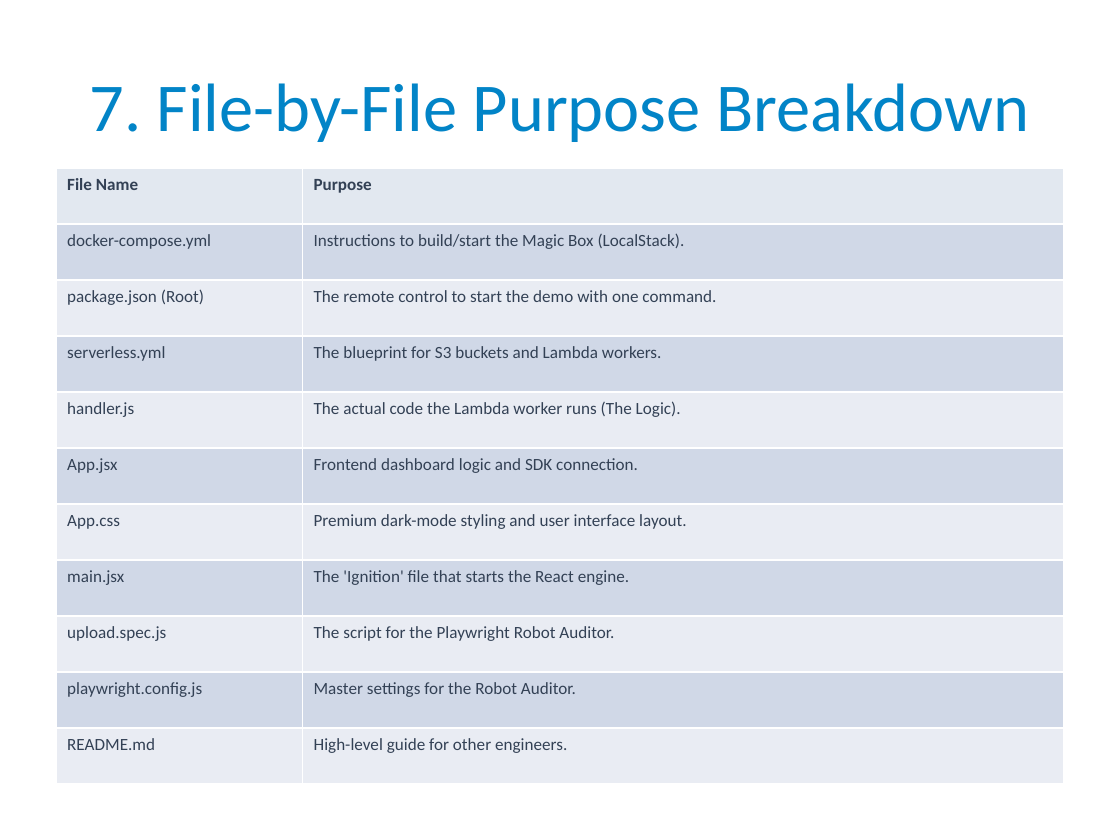
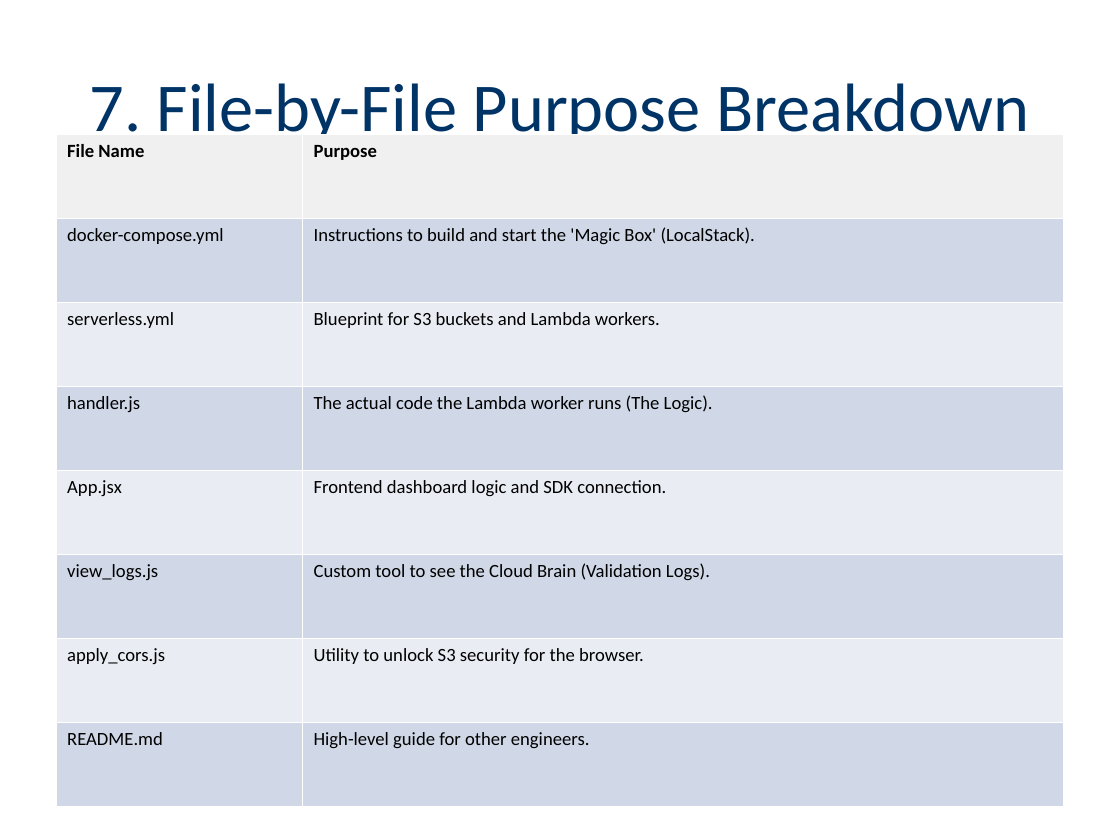
Before and after one commit to Breacher-0/AWS-EC2-local-testing-and-simulation, a slide deck: slide 13 of Ahmed_Khalil_Validation_Demo.pptx. Drawn at 1120x840 pixels with LibreOffice and Linux fonts; fonts in the diff are those of the drawing. Boxes give left, top, right and bottom in pixels: in the first picture for what was removed or moved away, otherwise in the second. Text is boxed around its words. In the diff, an @@ line names an element or a change of style, - is before the commit and + after.

Commit message:
Final cleanup: Fix PPT generation and remove all traces of Playwright

```diff
--- a/Ahmed_Khalil_Validation_Demo.pptx
+++ b/Ahmed_Khalil_Validation_Demo.pptx
@@ title "7. File-by-File Purpose Breakdown" at [89,83,1029,147]: text colour #0284C7 to #003366 @@
@@ table at [56,134,1064,806] @@
-row 2: docker-compose.yml | Instructions to build/start the Magic Box (LocalStack).
-row 3: package.json (Root) | The remote control to start the demo with one command.
-row 4: serverless.yml | The blueprint for S3 buckets and Lambda workers.
+row 2: docker-compose.yml | Instructions to build and start the 'Magic Box' (LocalStack).
+row 3: serverless.yml | Blueprint for S3 buckets and Lambda workers.
-row 7: App.css | Premium dark-mode styling and user interface layout.
-row 8: main.jsx | The 'Ignition' file that starts the React engine.
-row 9: upload.spec.js | The script for the Playwright Robot Auditor.
-row 10: playwright.config.js | Master settings for the Robot Auditor.
+row 6: view_logs.js | Custom tool to see the Cloud Brain (Validation Logs).
+row 7: apply_cors.js | Utility to unlock S3 security for the browser.
@@ table: place and size @@
-table at [56,168,1064,784]
+table at [56,134,1064,806]
```
Also in this commit, not shown: 13 other slides changed, 1 other file.
